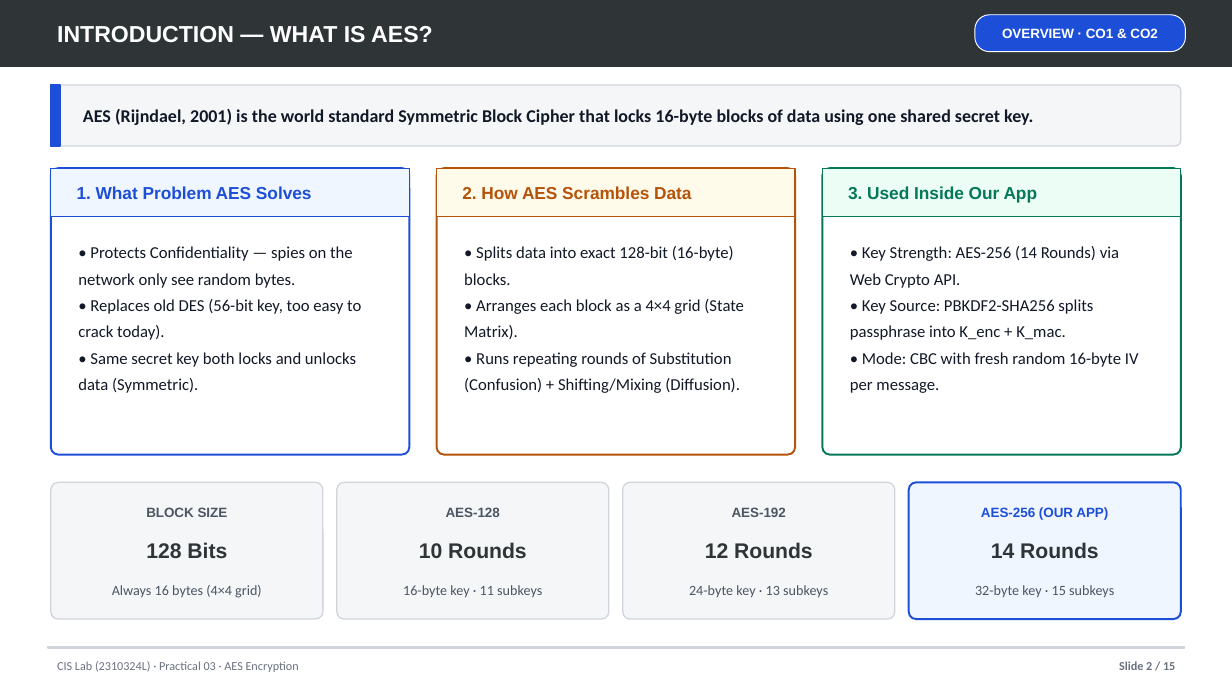
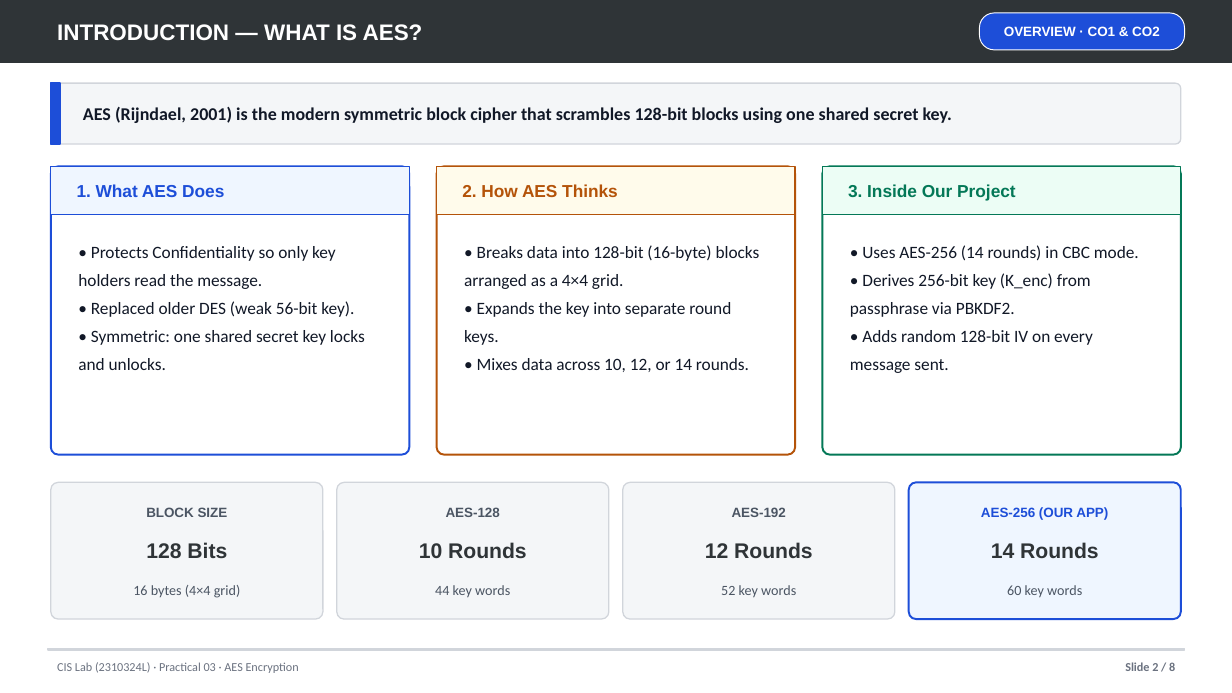
Before and after one commit to debugonaut/cis-2310324l-secure-messaging, a slide deck: slide 2 of docs/Practical_03_AES.pptx. Drawn at 1232x693 pixels with LibreOffice and Linux fonts; fonts in the diff are those of the drawing. Boxes give left, top, right and bottom in pixels: in the first picture for what was removed or moved away, otherwise in the second. Text is boxed around its words. In the diff, an @@ line names an element or a change of style, - is before the commit and + after.

Commit message:
docs: simplify Practical 03 AES PPTX (Trouble-Free style) & build Practical 08 HMAC PPTX from video screenshots

```diff
--- a/docs/Practical_03_AES.pptx
+++ b/docs/Practical_03_AES.pptx
@@ rectangle: place and size @@
-rectangle at [0, 0, 1232, 67]
+rectangle at [0, 0, 1232, 63]
@@ text "INTRODUCTION — WHAT IS AES?" at [57, 24, 423, 41]: size 18 to 17.5 pt @@
@@ rounded rectangle: place and size @@
-rounded rectangle at [975, 15, 1186, 52]
+rounded rectangle at [980, 13, 1185, 50]
@@ text at [83, 107, 952, 123]: text changed @@
-AES (Rijndael, 2001) is the world standard Symmetric Block Cipher that locks 16-byte blocks of data using one shared secret key.
+AES (Rijndael, 2001) is the modern symmetric block cipher that scrambles 128-bit blocks using one shared secret key.
@@ text at [77, 184, 224, 197]: text changed @@
-1. What Problem AES Solves
+1. What AES Does
@@ text at [462, 184, 618, 197]: text changed @@
-2. How AES Scrambles Data
+2. How AES Thinks
@@ text at [848, 184, 1015, 201]: text changed @@
-3. Used Inside Our App
+3. Inside Our Project
@@ text at [78, 246, 365, 370]: text changed; size 13 to 13.5 pt @@
-• Protects Confidentiality — spies on the network only see random bytes.
-• Replaces old DES (56-bit key, too easy to crack today).
-• Same secret key both locks and unlocks data (Symmetric).
+• Protects Confidentiality so only key holders read the message.
+• Replaced older DES (weak 56-bit key).
+• Symmetric: one shared secret key locks and unlocks.
@@ text at [464, 245, 760, 372]: text changed; size 13 to 13.5 pt @@
-• Splits data into exact 128-bit (16-byte) blocks.
-• Arranges each block as a 4×4 grid (State Matrix).
-• Runs repeating rounds of Substitution (Confusion) + Shifting/Mixing (Diffusion).
+• Breaks data into 128-bit (16-byte) blocks arranged as a 4×4 grid.
+• Expands the key into separate round keys.
+• Mixes data across 10, 12, or 14 rounds.
@@ text at [850, 245, 1139, 373]: text changed; size 13 to 13.5 pt @@
-• Key Strength: AES-256 (14 Rounds) via Web Crypto API.
-• Key Source: PBKDF2-SHA256 splits passphrase into K_enc + K_mac.
-• Mode: CBC with fresh random 16-byte IV per message.
+• Uses AES-256 (14 rounds) in CBC mode.
+• Derives 256-bit key (K_enc) from passphrase via PBKDF2.
+• Adds random 128-bit IV on every message sent.
@@ text at [133, 585, 241, 598]: text changed @@
-Always 16 bytes (4×4 grid)
+16 bytes (4×4 grid)
@@ text at [435, 585, 510, 598]: text changed @@
-16-byte key · 11 subkeys
+44 key words
@@ text at [721, 585, 796, 598]: text changed @@
-24-byte key · 13 subkeys
+52 key words
@@ text at [1007, 585, 1082, 598]: text changed @@
-32-byte key · 15 subkeys
+60 key words
@@ text at [1125, 662, 1175, 671]: text changed @@
-Slide 2 / 15
+Slide 2 / 8
```
Also in this commit, not shown: 4 other slides changed, 3 slides added, 10 slides removed, 30 other files.
